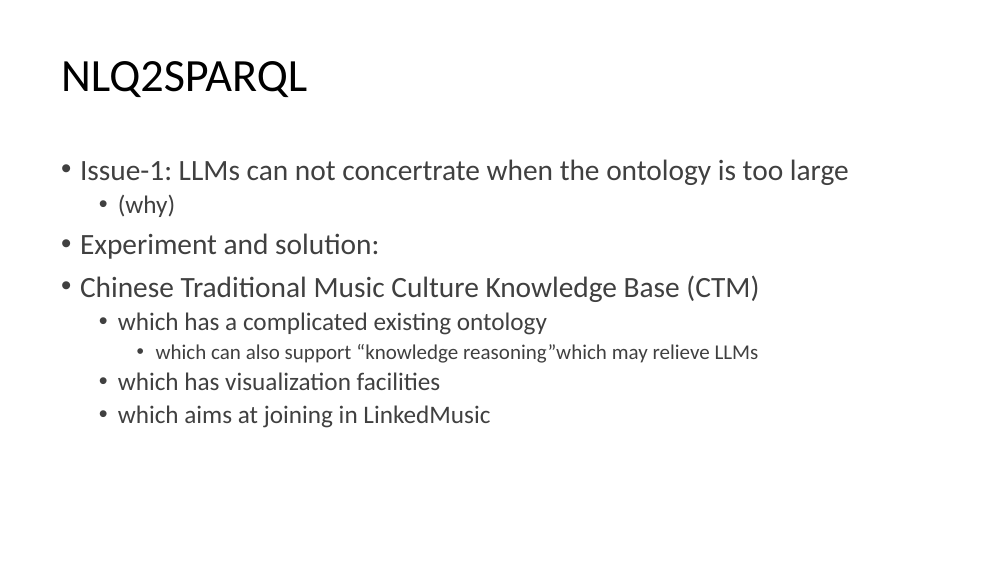
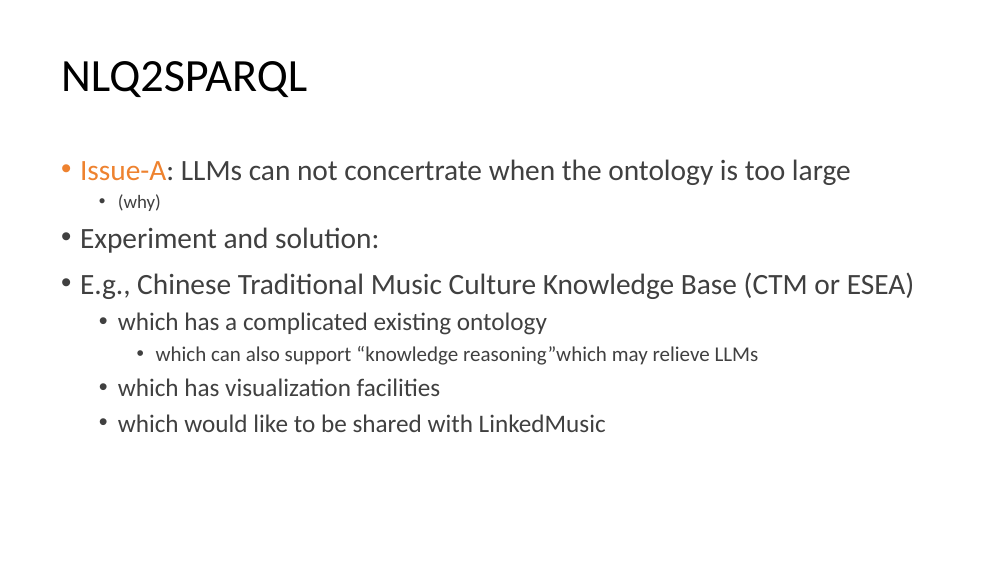
Before and after one commit to DDMAL/linkedmusic-queries, a slide deck: slide 6 of handOver_generalReviewOf_LinkedMusicQueries2024-2025.pptx (slide 5 before the commit). Drawn at 1008x567 pixels with LibreOffice and Linux fonts; fonts in the diff are those of the drawing. Boxes give left, top, right and bottom in pixels: in the first picture for what was removed or moved away, otherwise in the second. Text is boxed around its words. In the diff, an @@ line names an element or a change of style, - is before the commit and + after.

```diff
--- a/handOver_generalReviewOf_LinkedMusicQueries2024-2025.pptx
+++ b/handOver_generalReviewOf_LinkedMusicQueries2024-2025.pptx
@@ text at [80,159,851,185]: text changed @@
-• Issue-1: LLMs can not concertrate when the ontology is too large
+• Issue-A: LLMs can not concertrate when the ontology is too large
@@ text at [118,194,759,396]: size 24 to 18 pt in "(why)"; line spacing 0.9 to 1 @@
@@ text at [80,272,914,299]: text changed @@
-• Chinese Traditional Music Culture Knowledge Base (CTM)
+• E.g., Chinese Traditional Music Culture Knowledge Base (CTM or ESEA)
@@ text at [118,414,606,432]: text changed @@
-  • which aims at joining in LinkedMusic
+  • which would like to be shared with LinkedMusic
```
Also in this commit, not shown: 9 other slides changed, 4 slides added, 1 other file.
